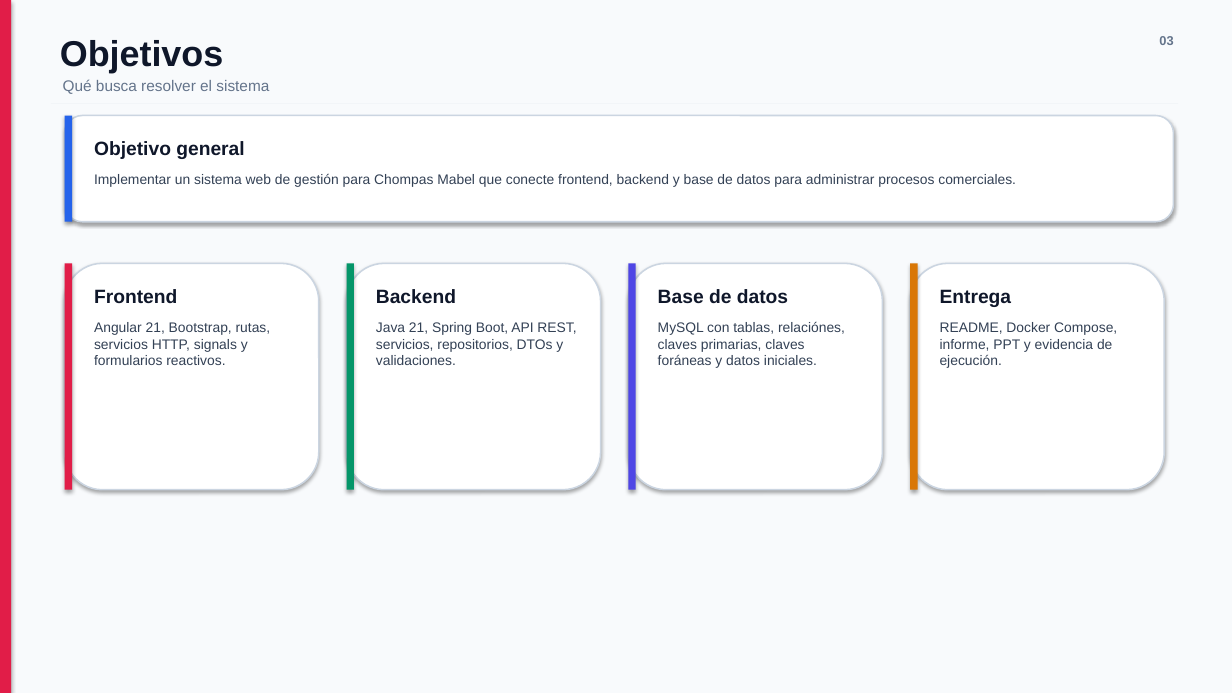
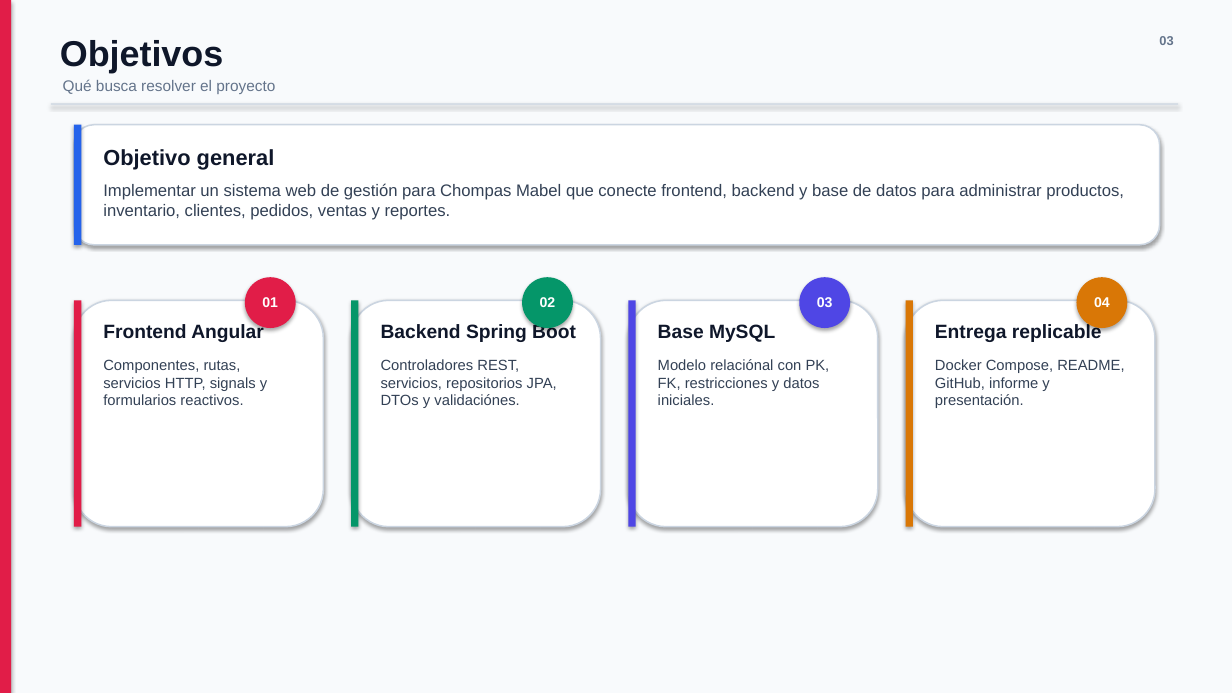
Before and after one commit to DiegoA199/Chompas_Mabel, a slide deck: slide 3 of docs/entregables/Presentacion_Chompas_Mabel.pptx. Drawn at 1232x693 pixels with LibreOffice and Linux fonts; fonts in the diff are those of the drawing. Boxes give left, top, right and bottom in pixels: in the first picture for what was removed or moved away, otherwise in the second. Text is boxed around its words. In the diff, an @@ line names an element or a change of style, - is before the commit and + after.

Commit message:
refine presentation layout

```diff
--- a/docs/entregables/Presentacion_Chompas_Mabel.pptx
+++ b/docs/entregables/Presentacion_Chompas_Mabel.pptx
@@ text at [63,79,275,94]: text changed @@
-Qué busca resolver el sistema
+Qué busca resolver el proyecto
@@ rounded rectangle: place and size @@
-rounded rectangle at [65,116,1174,222]
+rounded rectangle at [74,125,1160,245]
@@ rectangle: place and size @@
-rectangle at [65,116,72,222]
+rectangle at [74,125,81,245]
@@ text "Objetivo general": place and size @@
-text "Objetivo general" at [94,141,244,159]
+text "Objetivo general" at [103,149,275,170]
@@ text "Objetivo general" at [103,149,275,170]: size 15 to 17 pt @@
@@ text at [103,183,1124,220]: text changed; size 10.8 to 13 pt @@
-Implementar un sistema web de gestión para Chompas Mabel que conecte frontend, backend y base de datos para administrar procesos comerciales.
+Implementar un sistema web de gestión para Chompas Mabel que conecte frontend, backend y base de datos para administrar productos, inventario, clientes, pedidos, ventas y reportes.
@@ ellipse added at [245,277,296,328], fill #E11D48 @@
@@ text added at [262,297,278,307], 11 pt, text #FFFFFF, bold @@
+01
@@ ellipse added at [522,277,573,328], fill #059669 @@
@@ text added at [540,297,556,307], 11 pt, text #FFFFFF, bold @@
+02
@@ ellipse added at [799,277,850,328], fill #4F46E5 @@
@@ text added at [817,297,833,307], 11 pt, text #FFFFFF, bold @@
+03
@@ ellipse added at [1077,277,1128,328], fill #D97706 @@
@@ text added at [1094,297,1110,307], 11 pt, text #FFFFFF, bold @@
+04
@@ rectangle: place and size @@
-rectangle at [65,263,72,490]
+rectangle at [74,300,81,527]
@@ rounded rectangle: place and size @@
-rounded rectangle at [65,263,319,490]
+rounded rectangle at [74,300,323,527]
@@ text at [103,323,264,342]: text changed @@
-Frontend
+Frontend Angular
@@ rectangle: place and size @@
-rectangle at [347,263,354,490]
+rectangle at [351,300,359,527]
@@ rounded rectangle: place and size @@
-rounded rectangle at [347,263,601,490]
+rounded rectangle at [351,300,601,527]
@@ text at [381,323,576,342]: text changed @@
-Backend
+Backend Spring Boot
@@ rounded rectangle: place and size @@
-rounded rectangle at [910,263,1165,490]
+rounded rectangle at [628,300,878,527]
@@ rectangle: place and size @@
-rectangle at [628,263,636,490]
+rectangle at [628,300,636,527]
@@ text at [658,324,775,342]: text changed @@
-Base de datos
+Base MySQL
@@ rectangle: place and size @@
-rectangle at [910,263,918,490]
+rectangle at [906,300,913,527]
@@ rounded rectangle: place and size @@
-rounded rectangle at [628,263,883,490]
+rounded rectangle at [906,300,1155,527]
@@ text at [935,323,1102,342]: text changed @@
-Entrega
+Entrega replicable
@@ text at [103,359,267,405]: text changed; size 10.8 to 11.5 pt @@
-Angular 21, Bootstrap, rutas, servicios HTTP, signals y formularios reactivos.
+Componentes, rutas, servicios HTTP, signals y formularios reactivos.
@@ text at [381,359,557,408]: text changed; size 10.8 to 11.5 pt @@
-Java 21, Spring Boot, API REST, servicios, repositorios, DTOs y validaciones.
+Controladores REST, servicios, repositorios JPA, DTOs y validaciónes.
@@ text at [658,359,830,405]: text changed; size 10.8 to 11.5 pt @@
-MySQL con tablas, relaciónes, claves primarias, claves foráneas y datos iniciales.
+Modelo relaciónal con PK, FK, restricciones y datos iniciales.
@@ text at [935,359,1124,408]: text changed; size 10.8 to 11.5 pt @@
-README, Docker Compose, informe, PPT y evidencia de ejecución.
+Docker Compose, README, GitHub, informe y presentación.
```
Also in this commit, not shown: 6 other slides changed.
